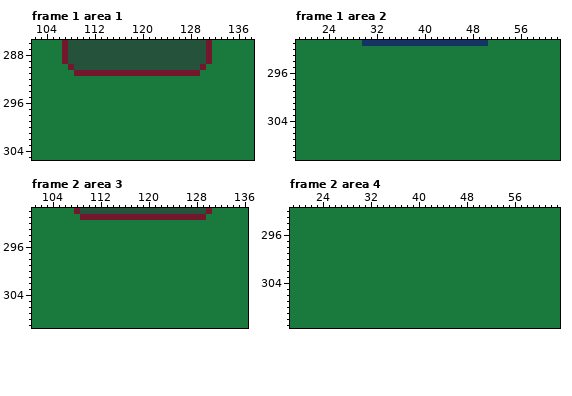
Pixel-art file -- aseprite/pacte_scene.aseprite. Above is the file before it was changed.
160x320 pixels, 2 frames. Colours within 5 levels of each other are drawn and written as one. Shown: frame 1 area 1: x 102..138, y 286..305; frame 1 area 2: x 19..62, y 291..310; frame 2 area 3: x 101..136, y 290..309; frame 2 area 4: x 19..63, y 292..311. The commit also changed other frames or places, which this record leaves out.
Now the later version:
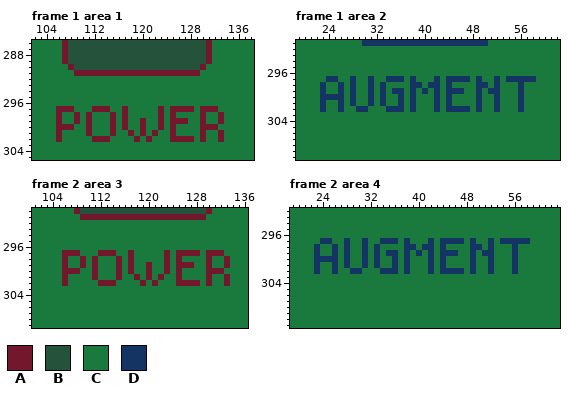
Palette (. is transparent): A #73172d  B #24523b  C #1a7a3e  D #143464
Change:
Changed rows in their new state; - is an unchanged pixel.
Frame 1 area 1, layer "power_card":
first column x 106:
297 AAA---AAA--A-----A-AAAA-AAA-
298 A--A-A---A-A-----A-A----A--A
299 A--A-A---A-A--A--A-AAA--A--A
300 AAA--A---A-A--A--A-A----AAA-
301 A----A---A--A-A-A--A----A--A
302 A-----AAA----A-A---AAAA-A--A
Frame 1 area 2, layer "augment card":
first column x 23:
297 -DD--D--D--DDD-D---D-DDDD-D--D-DDDDD
298 D--D-D--D-D----DD-DD-D----DD-D---D--
299 D--D-D--D-D-DD-D-D-D-DDD--D-DD---D--
300 DDDD-D--D-D--D-D---D-D----D--D---D--
301 D--D-D--D-D--D-D---D-D----D--D---D--
302 D--D--DD---DDD-D---D-DDDD-D--D---D--
Frame 2 area 3, layer "power_card": the same change as frame 1 area 1
Frame 2 area 4, layer "augment card": the same change as frame 1 area 2
